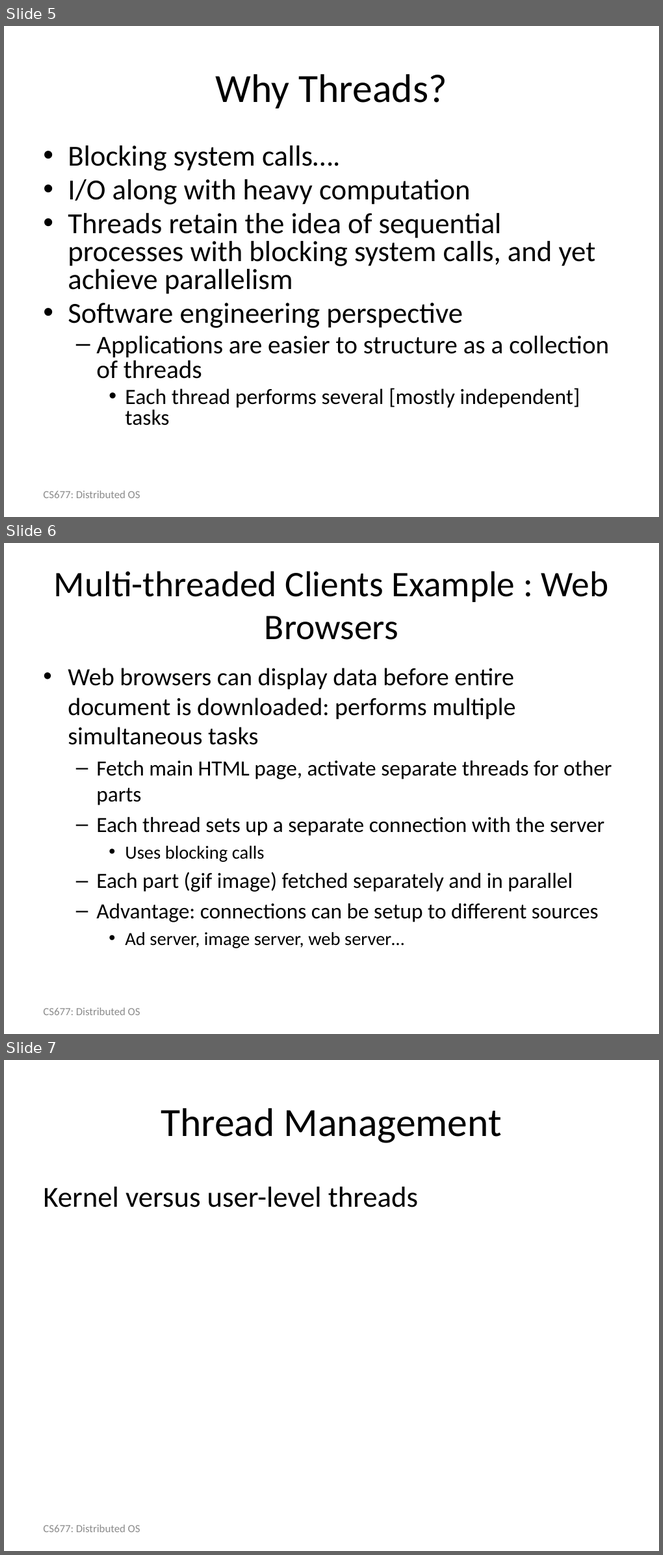
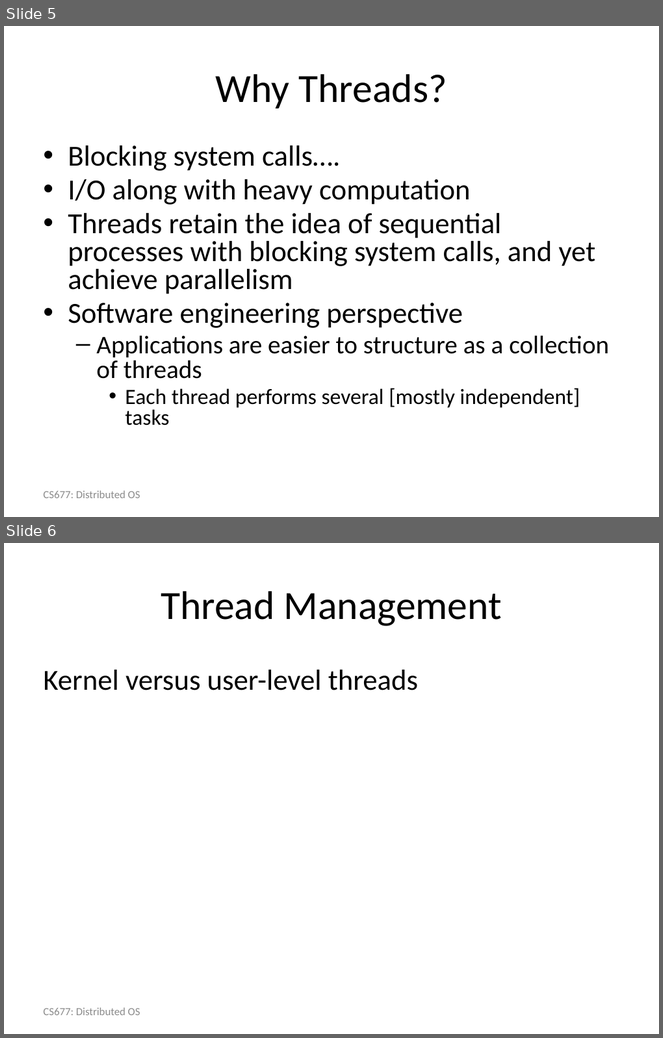
Before and after one commit to mezla/Sections, a slide deck: Will_Section3_Resources/Section 3 Powerpoint.pptx. Shown one above the other, each under a label of ours: slides 5, 6 and 7 before the commit, slides 5 and 6 after it. The pictures are 663x1555 and 663x1038 pixels, drawn with LibreOffice and Linux fonts; fonts in the diff are those of the drawing. Boxes give left, top, right and bottom in pixels: in the first picture for what was removed or moved away, otherwise in the second. Text is boxed around its words. In the diff, an @@ line names an element or a change of style, - is before the commit and + after.

```diff
--- a/Will_Section3_Resources/Section 3 Powerpoint.pptx
+++ b/Will_Section3_Resources/Section 3 Powerpoint.pptx
@@ slide 6 removed at box(4, 543, 659, 1034), background #FFFFFF @@
@@ title removed at box(54, 571, 608, 640) @@
-Multi-threaded Clients Example : Web Browsers
@@ text removed at box(68, 668, 612, 949) @@
-• Web browsers can display data before entire document is downloaded: performs multiple simultaneous tasks
-  – Fetch main HTML page, activate separate threads for other parts
-  – Each thread sets up a separate connection with the server
-    • Uses blocking calls
-  – Each part (gif image) fetched separately and in parallel
-  – Advantage: connections can be setup to different sources
-    • Ad server, image server, web server…
@@ text removed at box(43, 1008, 140, 1016) @@
-CS677: Distributed OS
@@ what was slide 7 is now slide 6 @@
```
Also in this commit, not shown: 2 slides added, 15 other files.
